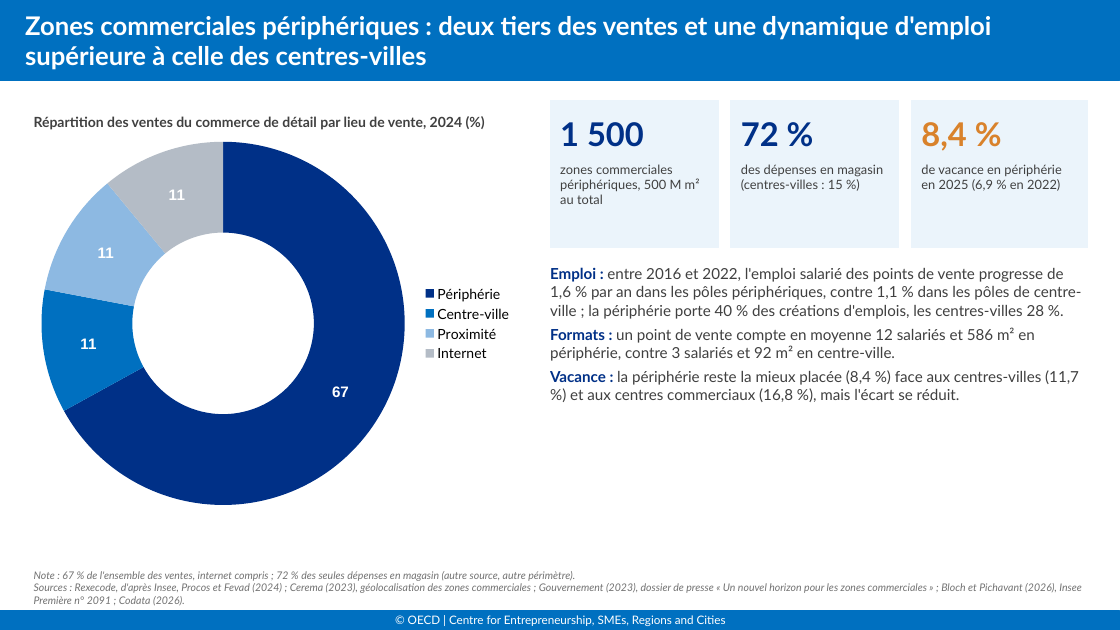
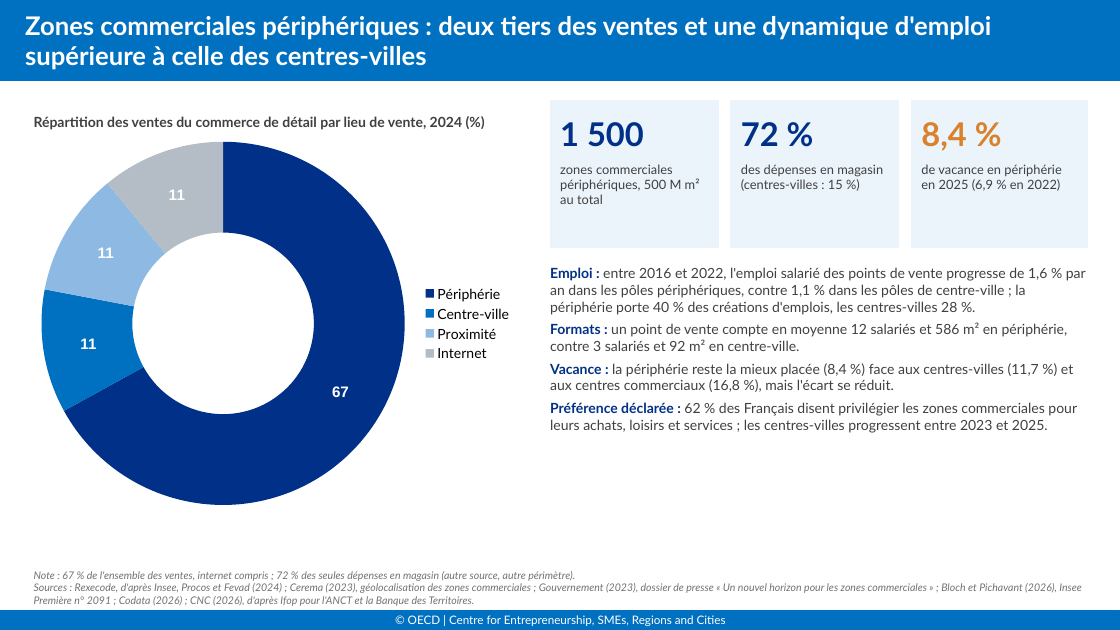
Before and after one commit to camillemathis565-lang/test, a slide deck: slide 6 of cross_border/report_docx/Commerce_detail_France_DGE_DGGROW_7slides.pptx. Drawn at 1120x630 pixels with LibreOffice and Linux fonts; fonts in the diff are those of the drawing. Boxes give left, top, right and bottom in pixels: in the first picture for what was removed or moved away, otherwise in the second. Text is boxed around its words. In the diff, an @@ line names an element or a change of style, - is before the commit and + after.

```diff
--- a/cross_border/report_docx/Commerce_detail_France_DGE_DGGROW_7slides.pptx
+++ b/cross_border/report_docx/Commerce_detail_France_DGE_DGGROW_7slides.pptx
@@ text at bbox=[550, 267, 1086, 392]: size 13 to 12 pt in "Emploi : entre 2016 et 2022, l'emploi ...", "Formats : un point de vente compte ...", "Vacance : la périphérie reste la mieux ..." @@
@@ text at bbox=[550, 402, 1077, 433]: paragraph added @@
+• Préférence déclarée : 62 % des Français disent privilégier les zones commerciales pour leurs achats, loisirs et services ; les centres-villes progressent entre 2023 et 2025.
@@ text at bbox=[34, 583, 1082, 606]: text changed @@
-Sources : Rexecode, d'après Insee, Procos et Fevad (2024) ; Cerema (2023), géolocalisation des zones commerciales ; Gouvernement (2023), dossier de presse « Un nouvel horizon pour les zones commerciales » ; Bloch et Pichavant (2026), Insee Première n° 2091 ; Codata (2026).
+Sources : Rexecode, d'après Insee, Procos et Fevad (2024) ; Cerema (2023), géolocalisation des zones commerciales ; Gouvernement (2023), dossier de presse « Un nouvel horizon pour les zones commerciales » ; Bloch et Pichavant (2026), Insee Première n° 2091 ; Codata (2026) ; CNC (2026), d'après Ifop pour l'ANCT et la Banque des Territoires.
```
Also in this commit, not shown: 3 other slides changed, 1 other file.
